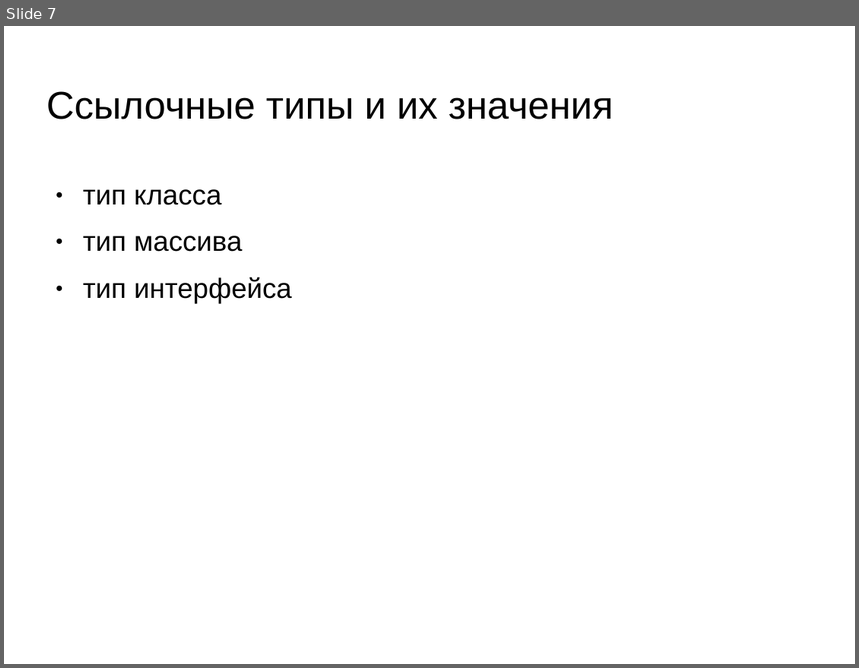
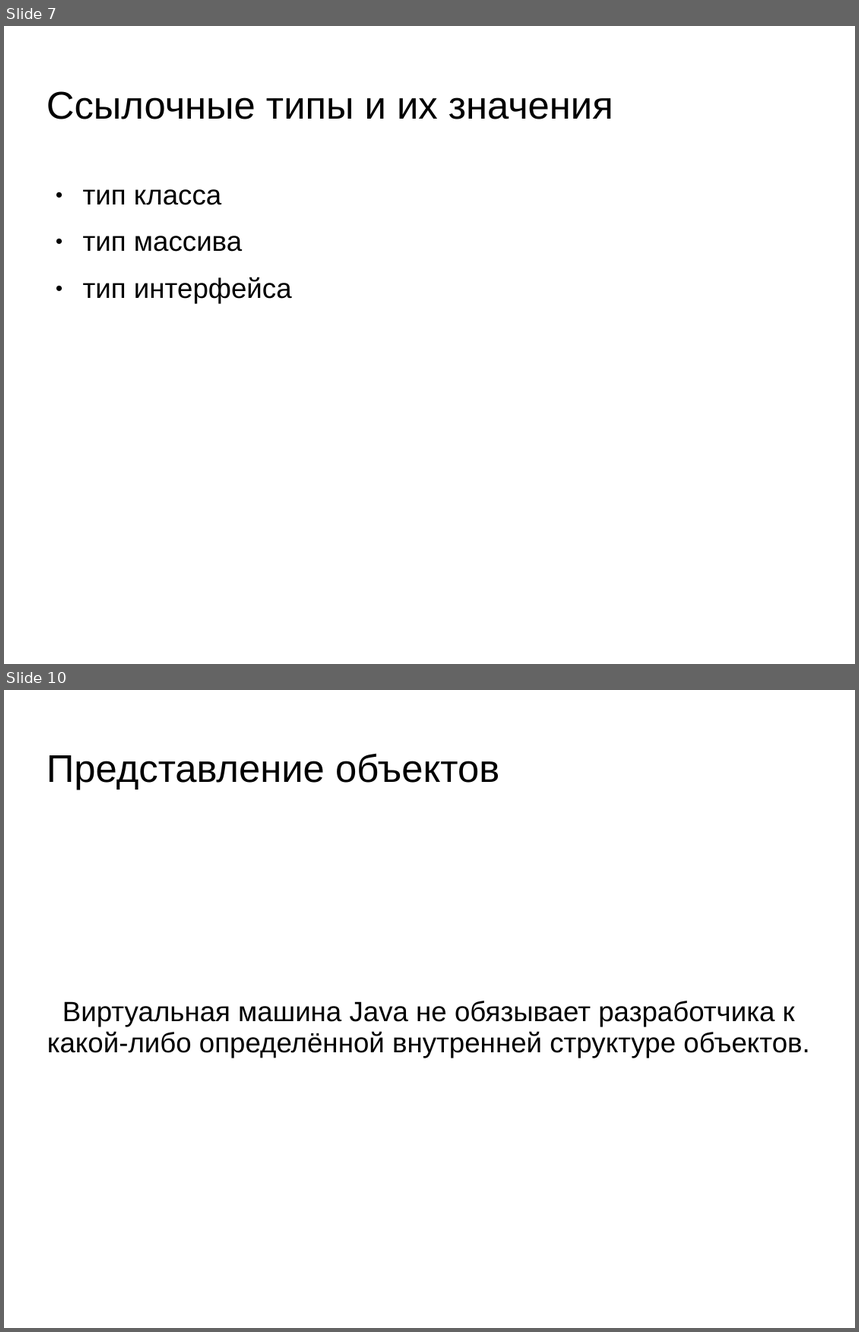
Before and after one commit to oleksiy-sayankin/javacogito, a slide deck: JVMSpec/presentation-jvm7.ppt. Shown one above the other, each under a label of ours: slide 7 before the commit, slides 7 and 10 after it; the slides between them are not shown. The pictures are 859x668 and 859x1332 pixels, drawn with LibreOffice and Linux fonts; fonts in the diff are those of the drawing; background and template pictures are left out. Boxes give left, top, right and bottom in pixels: in the first picture for what was removed or moved away, otherwise in the second. Text is boxed around its words. In the diff, an @@ line names an element or a change of style, - is before the commit and + after.

```diff
--- a/JVMSpec/presentation-jvm7.ppt
+++ b/JVMSpec/presentation-jvm7.ppt
@@ slide 10 added at (4, 690, 855, 1328), background picture (left out) @@
@@ title added at (47, 753, 500, 790), 36 pt, text #000000 @@
+Представление объектов
@@ text added at (47, 1001, 810, 1059), 26 pt, text #000000 @@
+Виртуальная машина Java не обязывает разработчика к какой-либо определённой внутренней структуре объектов.
```
Also in this commit, not shown: 7 other slides added.
